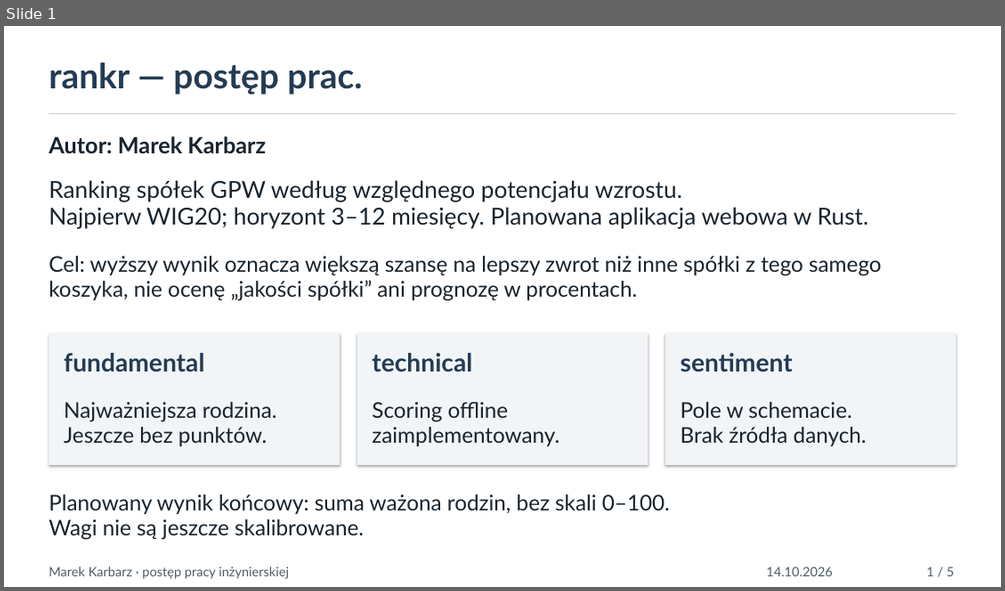
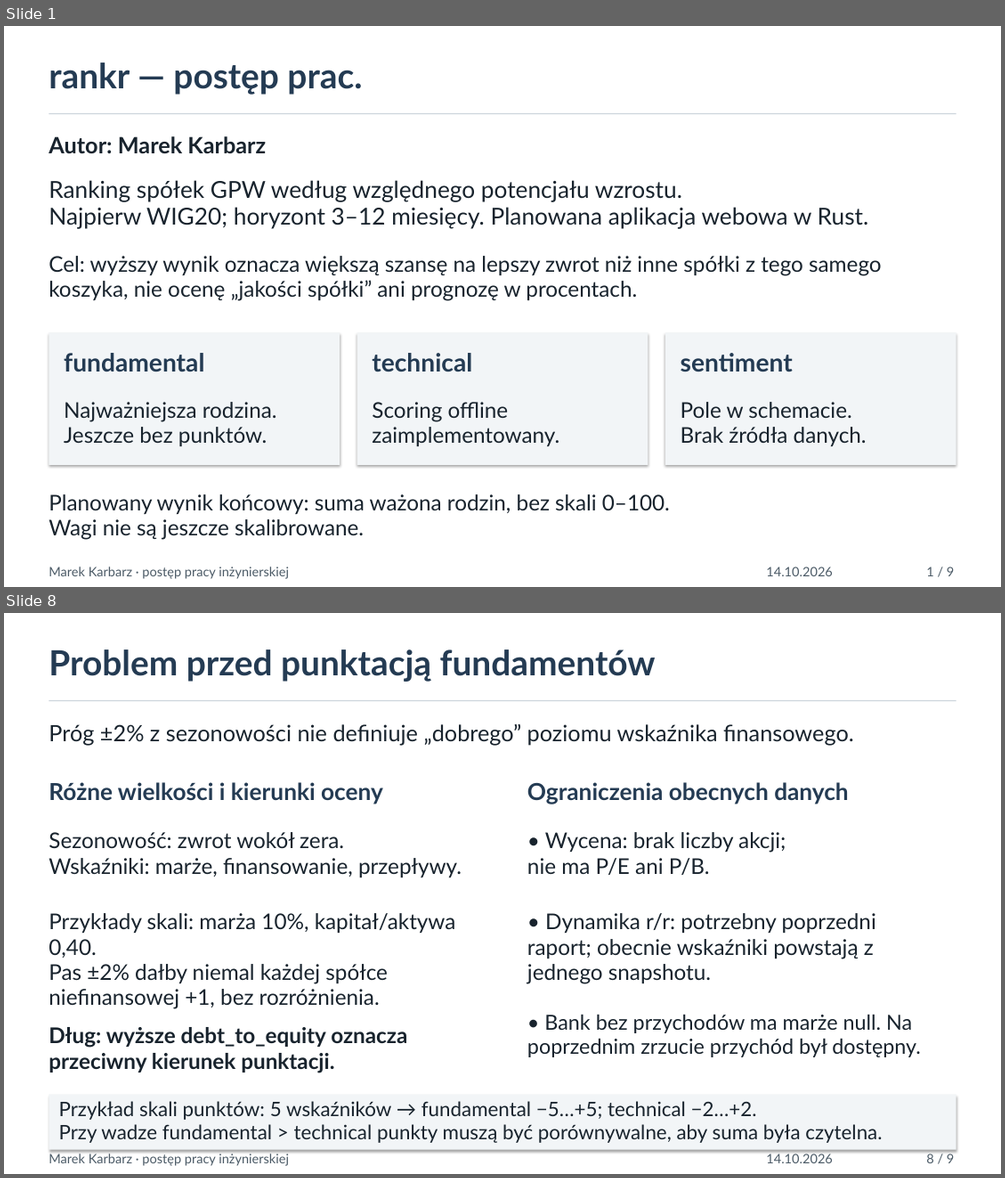
Before and after one commit to Xlerq/rankr, a slide deck: thesis/prezentacja_postep.pptx. Shown one above the other, each under a label of ours: slide 1 before the commit, slides 1 and 8 after it; the slides between them are not shown. The pictures are 1005x591 and 1005x1178 pixels, drawn with LibreOffice and Linux fonts; fonts in the diff are those of the drawing. Boxes give left, top, right and bottom in pixels: in the first picture for what was removed or moved away, otherwise in the second. Text is boxed around its words. In the diff, an @@ line names an element or a change of style, - is before the commit and + after.

```diff
--- a/thesis/prezentacja_postep.pptx
+++ b/thesis/prezentacja_postep.pptx
@@ slide 8 added at box(4, 613, 1001, 1174), background #FFFFFF @@
@@ text added at box(48, 649, 655, 682), 40 pt, text #243B53, bold @@
+Problem przed punktacją fundamentów
@@ rectangle added at box(48, 700, 956, 701), fill #CDD5DC @@
@@ text added at box(48, 724, 854, 746), 26 pt, text #18232D @@
+Próg ±2% z sezonowości nie definiuje „dobrego” poziomu wskaźnika finansowego.
@@ text added at box(48, 782, 383, 804), 27 pt, text #243B53, bold @@
+Różne wielkości i kierunki oceny
@@ text added at box(527, 782, 849, 804), 27 pt, text #243B53, bold @@
+Ograniczenia obecnych danych
@@ text added at box(48, 832, 461, 877), 25 pt, text #18232D @@
+Sezonowość: zwrot wokół zera.
+Wskaźniki: marże, finansowanie, przepływy.
@@ text added at box(527, 832, 785, 875), 25 pt, text #18232D @@
+• Wycena: brak liczby akcji;
+nie ma P/E ani P/B.
@@ text added at box(48, 913, 456, 1009), 25 pt, text #18232D @@
+Przykłady skali: marża 10%, kapitał/aktywa
+0,40.
+Pas ±2% dałby niemal każdej spółce
+niefinansowej +1, bez rozróżnienia.
@@ text added at box(527, 913, 876, 984), 25 pt, text #18232D @@
+• Dynamika r/r: potrzebny poprzedni
+raport; obecnie wskaźniki powstają z
+jednego snapshotu.
@@ text added at box(48, 1027, 407, 1073), 25 pt, text #18232D, bold @@
+Dług: wyższe debt_to_equity oznacza
+przeciwny kierunek punktacji.
@@ text added at box(527, 1013, 921, 1057), 24 pt, text #18232D @@
+• Bank bez przychodów ma marże null. Na
+poprzednim zrzucie przychód był dostępny.
@@ rectangle added at box(48, 1094, 956, 1150), fill #F2F5F7 @@
@@ text added at box(59, 1101, 882, 1143), 23 pt, text #18232D @@
+Przykład skali punktów: 5 wskaźników → fundamental −5…+5; technical −2…+2.
+Przy wadze fundamental > technical punkty muszą być porównywalne, aby suma była czytelna.
@@ text added at box(48, 1153, 289, 1166), 15 pt, text #4C5B67 @@
+Marek Karbarz · postęp pracy inżynierskiej
@@ text added at box(766, 1151, 832, 1163), 15 pt, text #4C5B67 @@
+14.10.2026
@@ text added at box(926, 1153, 954, 1163), 15 pt, text #4C5B67 @@
+8 / 9
@@ slide 1 changed as well @@
@@ text at box(926, 566, 954, 576): text changed @@
-1 / 5
+1 / 9
```
Also in this commit, not shown: 3 other slides changed, 4 other slides added, 1 slide removed, 3 other files.
